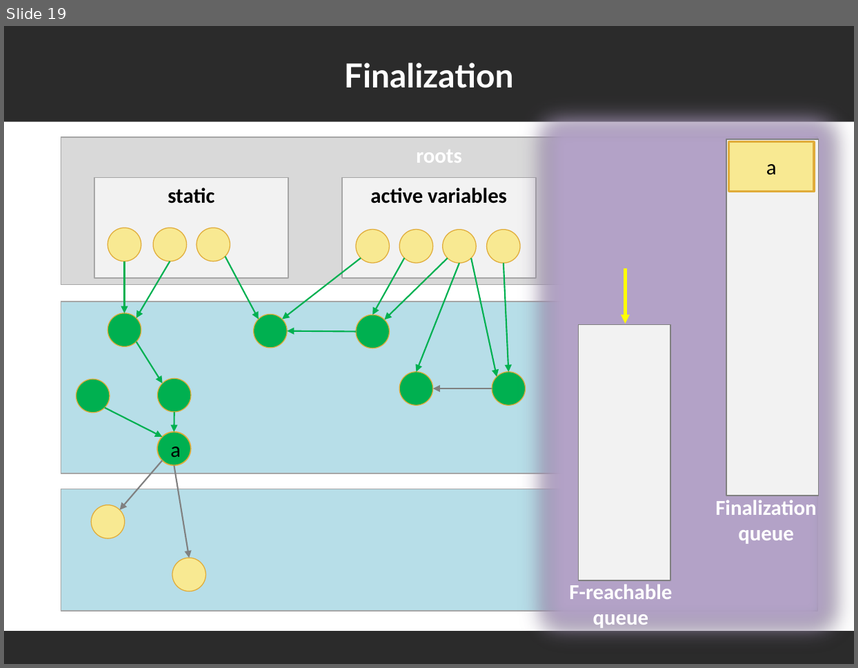
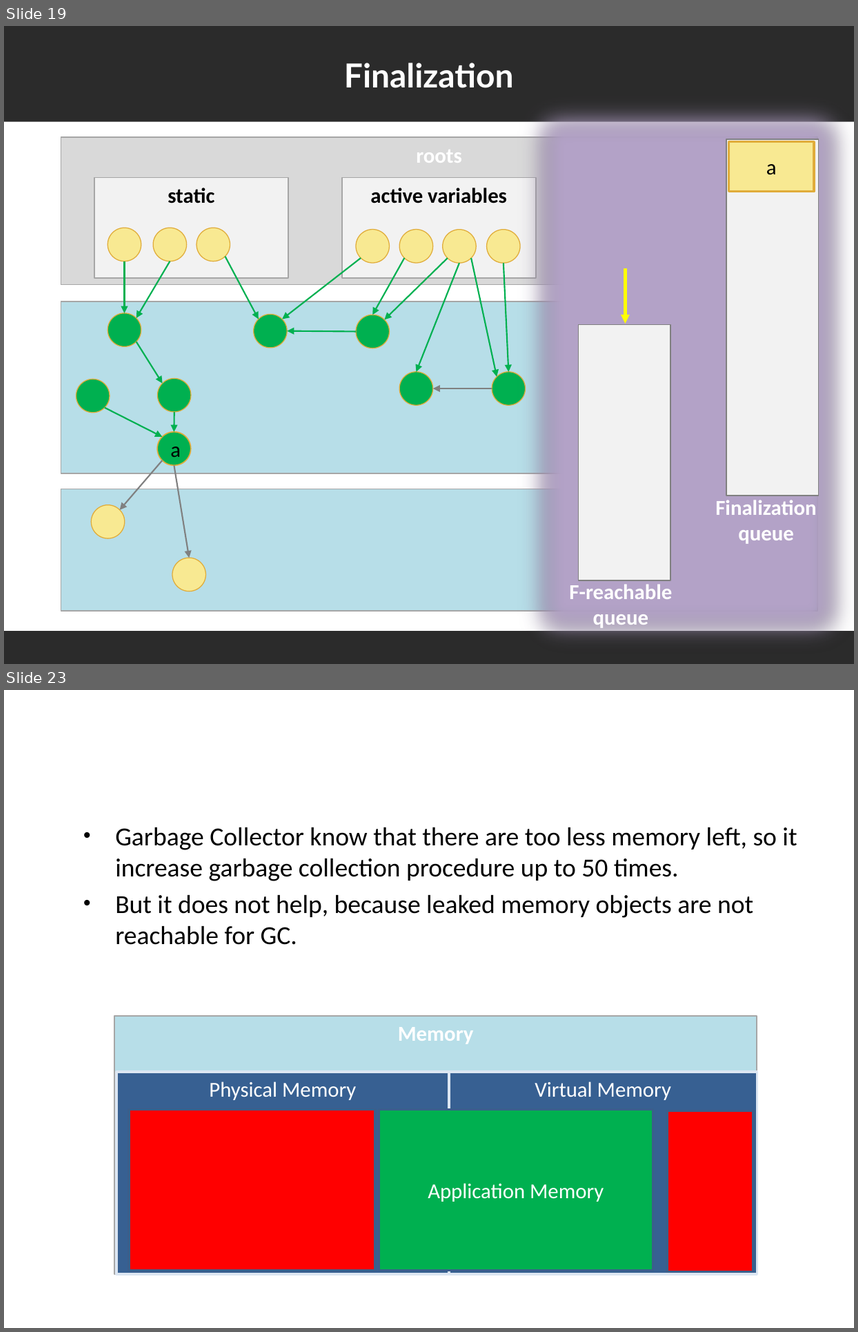
Before and after one commit to yuriyshapovalov/slides, a slide deck: ppt/Garbage Collection and Memory Leak Avoidance in .NET.pptx. Shown one above the other, each under a label of ours: slide 19 before the commit, slides 19 and 23 after it; the slides between them are not shown. The pictures are 858x668 and 858x1332 pixels, drawn with LibreOffice and Linux fonts; fonts in the diff are those of the drawing; background and template pictures are left out; a plain dark background stands for a picture behind light text. Boxes give left, top, right and bottom in pixels: in the first picture for what was removed or moved away, otherwise in the second. Text is boxed around its words. In the diff, an @@ line names an element or a change of style, - is before the commit and + after.

Commit message:
Updated section about memory leaks

```diff
--- a/ppt/Garbage Collection and Memory Leak Avoidance in .NET.pptx
+++ b/ppt/Garbage Collection and Memory Leak Avoidance in .NET.pptx
@@ slide 23 added at (4,690,854,1328), background picture (left out) @@
@@ title added at (34,715,824,763), 28 pt, text #FFFFFF, bold @@
+Performance decrease
@@ text added at (115,827,797,945), 22 pt, text #000000 @@
+• Garbage Collector know that there are too less memory left, so it increase garbage collection procedure up to 50 times.
+• But it does not help, because leaked memory objects are not reachable for GC.
@@ rectangle added at (114,1016,757,1274), fill #B7DEE8, outline #A6A6A6 1 pt, 18 pt, text #FFFFFF, bold @@
+Memory
@@ rectangle added at (116,1072,448,1274), fill #376092, outline #DCE6F2 2 pt, 18 pt, text #FFFFFF @@
+Physical Memory
@@ rectangle added at (450,1072,757,1274), fill #376092, outline #DCE6F2 2 pt, 18 pt, text #FFFFFF @@
+Virtual Memory
@@ rectangle added at (129,1109,375,1270), fill #FF0000, outline #3A5F8C 2 pt @@
@@ rectangle added at (379,1109,653,1270), fill #00B050, outline #3A5F8C 2 pt, 18 pt, text #FFFFFF @@
+Application Memory
@@ rectangle added at (667,1111,753,1272), fill #FF0000, outline #3A5F8C 2 pt @@
```
Also in this commit, not shown: 1 slide changed, 4 other slides added, 1 slide removed.
